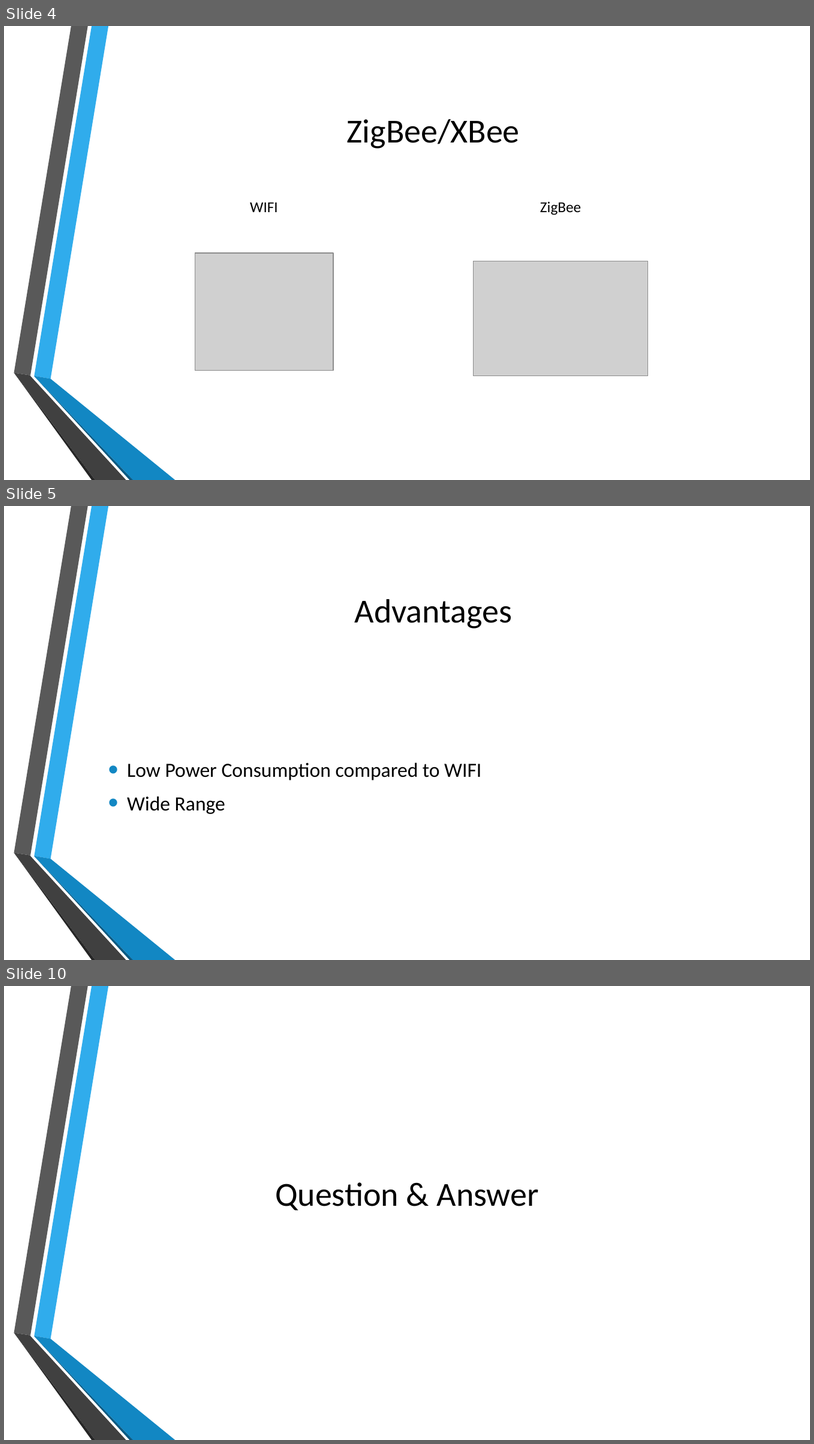
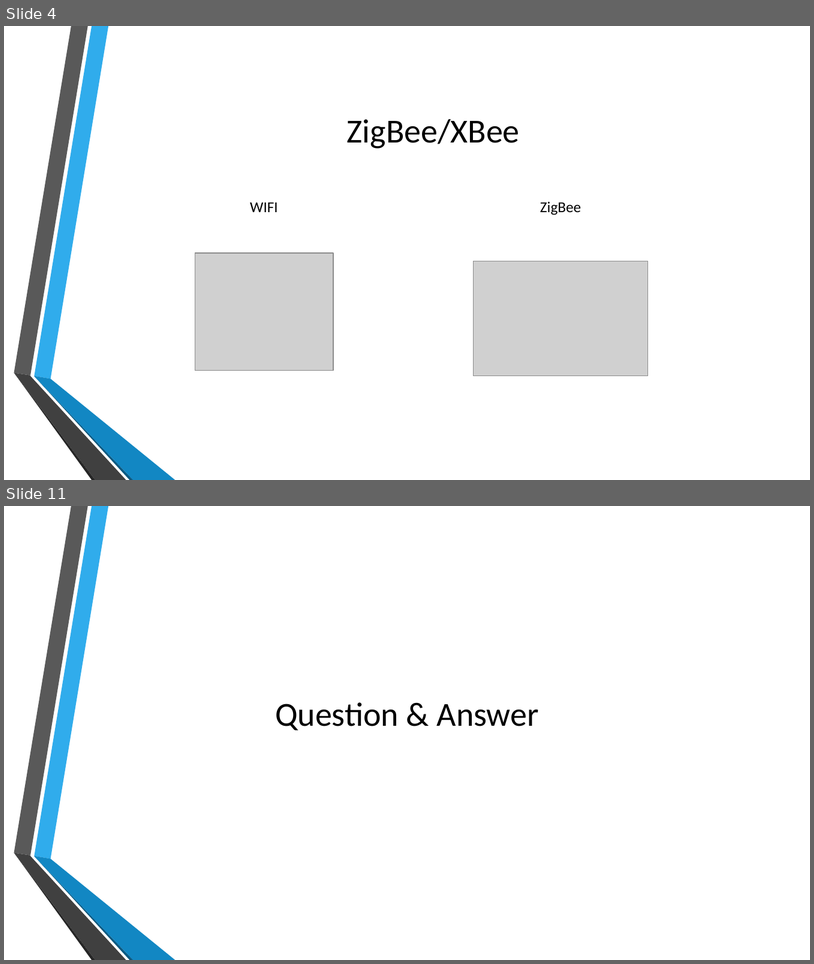
Before and after one commit to AWTZA/ELEX-4560-Project, a slide deck: Oral_Presentation.pptx. Shown one above the other, each under a label of ours: slides 4, 5 and 10 before the commit, slides 4 and 11 after it; the slides between them are not shown. The pictures are 814x1444 and 814x964 pixels, drawn with LibreOffice and Linux fonts; fonts in the diff are those of the drawing; grey boxes stand for pictures; background and template pictures are left out. Boxes give left, top, right and bottom in pixels: in the first picture for what was removed or moved away, otherwise in the second. Text is boxed around its words. In the diff, an @@ line names an element or a change of style, - is before the commit and + after.

```diff
--- a/Oral_Presentation.pptx
+++ b/Oral_Presentation.pptx
@@ slide 5 removed at (4, 506, 810, 960), background picture (left out); not listed: 6 template elements that a slide beside it also shows @@
@@ title removed at (355, 599, 512, 628) @@
-Advantages
@@ text removed at (127, 762, 482, 814) @@
-• Low Power Consumption compared to WIFI
-• Wide Range
@@ what was slide 10 is now slide 11 @@
```
Also in this commit, not shown: 5 slides changed, 4 slides added, 1 other slide removed.
